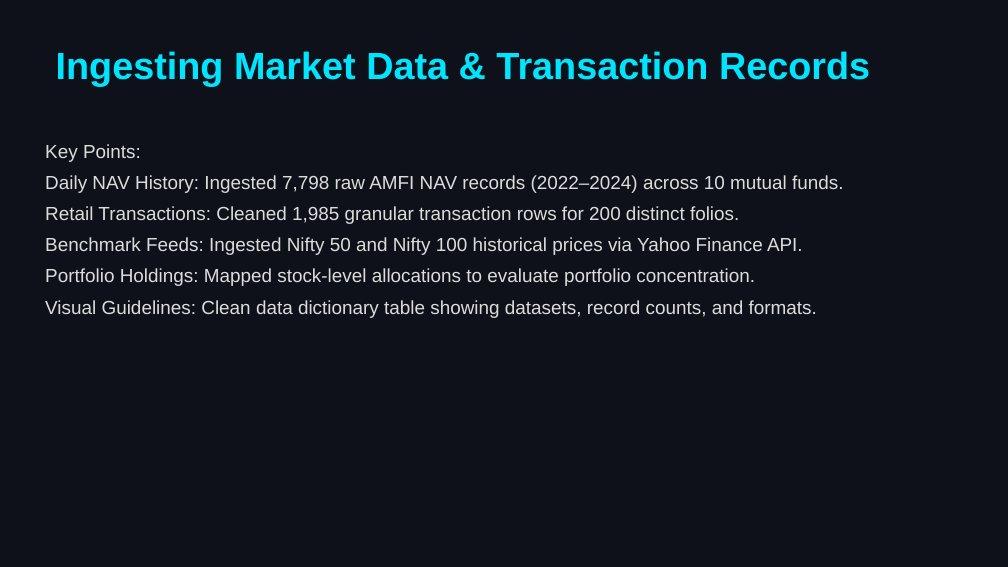
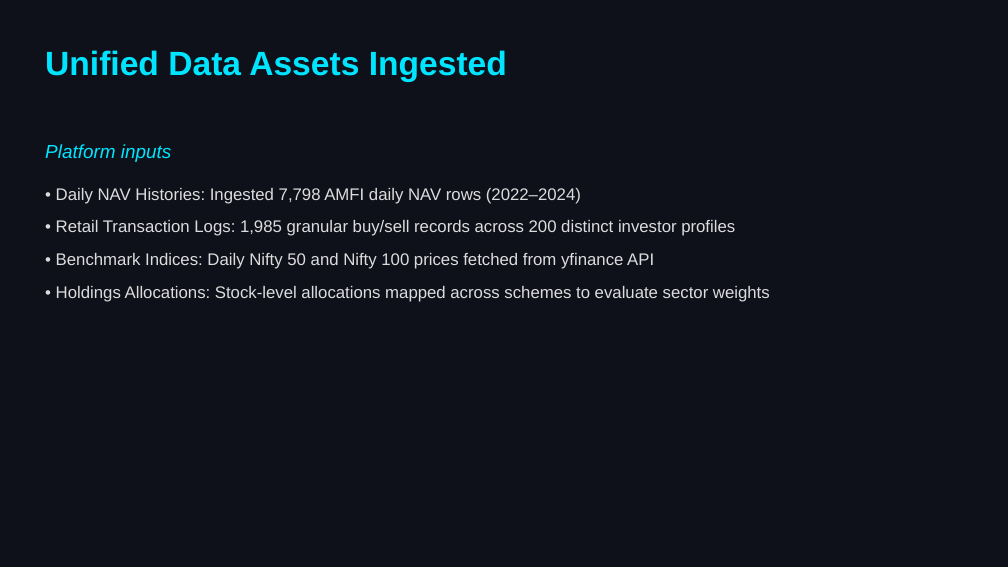
Before and after one commit to DHILEEPB/bluestock_mf_capstone, a slide deck: slide 3 of reports/Presentation.pptx (slide 4 before the commit). Drawn at 1008x567 pixels with LibreOffice and Linux fonts; fonts in the diff are those of the drawing. Boxes give left, top, right and bottom in pixels: in the first picture for what was removed or moved away, otherwise in the second. Text is boxed around its words. In the diff, an @@ line names an element or a change of style, - is before the commit and + after.

```diff
--- a/reports/Presentation.pptx
+++ b/reports/Presentation.pptx
@@ text at (x1=45, y1=50, x2=507, y2=82): text changed; size 36 to 32 pt @@
-Ingesting Market Data & Transaction Records
+Unified Data Assets Ingested
@@ text at (x1=45, y1=144, x2=770, y2=302): text changed; size 18 to 16 pt @@
-Key Points:
-Daily NAV History: Ingested 7,798 raw AMFI NAV records (2022–2024) across 10 mutual funds.
-Retail Transactions: Cleaned 1,985 granular transaction rows for 200 distinct folios.
-Benchmark Feeds: Ingested Nifty 50 and Nifty 100 historical prices via Yahoo Finance API.
-Portfolio Holdings: Mapped stock-level allocations to evaluate portfolio concentration.
-Visual Guidelines: Clean data dictionary table showing datasets, record counts, and formats.
+Platform inputs
+• Daily NAV Histories: Ingested 7,798 AMFI daily NAV rows (2022–2024)
+• Retail Transaction Logs: 1,985 granular buy/sell records across 200 distinct investor profiles
+• Benchmark Indices: Daily Nifty 50 and Nifty 100 prices fetched from yfinance API
+• Holdings Allocations: Stock-level allocations mapped across schemes to evaluate sector weights
```
Also in this commit, not shown: 8 other slides changed, 3 slides added, 4 slides removed, 1 other file.
